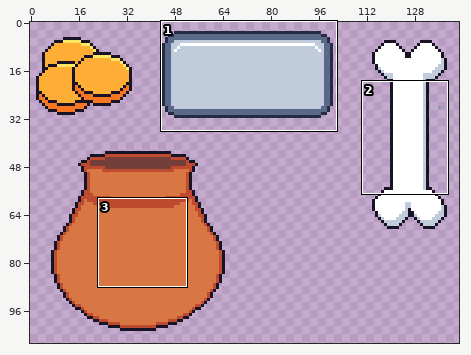
Two versions of one pixel-art file, res/sketches.aseprite. The first picture is a wide view before the edit; the outline marks the close-up.
Close-up. The starting point:
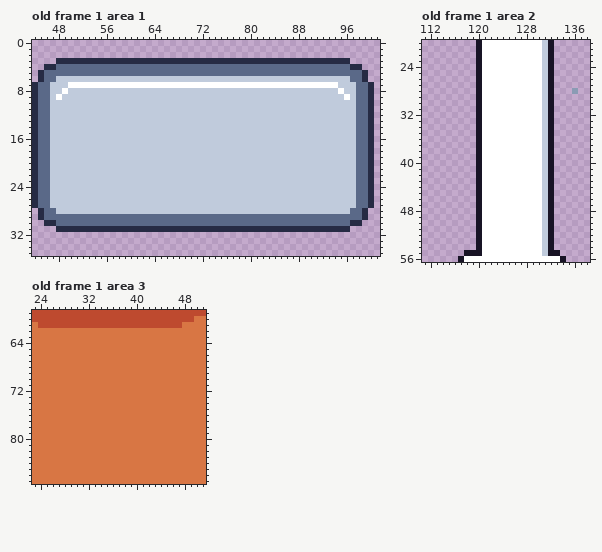
180x180 pixels, 1 frame. Shown: old frame 1 area 1: x 44..101, y 0..35; old frame 1 area 2: x 111..138, y 20..56; old frame 1 area 3: x 23..51, y 59..87. The wide view leaves out empty margins. The commit also changed other frames or places, which this record leaves out.
After:
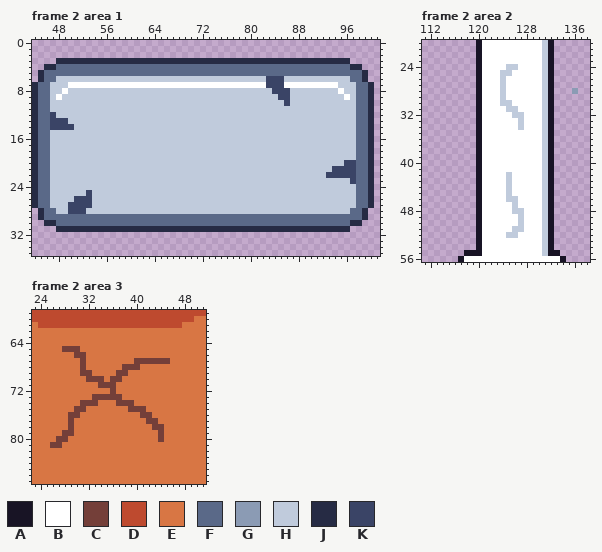
Palette (. is transparent): A #181425  B #ffffff  C #743f39  D #be4a2f  E #d87644  F #5a6988  G #8b9bb4  H #c0cbdc  J #262b44  K #3a4466
A new or re-ordered frame is compared with the old frame closest to it.
The exact change:
frames 1 -> 3
Frame 2 area 1 is new; against old frame 1:
The author changed colour B to colour K in row 7 at x 83 to 85.
The author changed colour H to colour K in row 6 at x 83 to 85; in row 8 at x 84 to 86; in row 9 at x 85 to 86; in row 10 at x 86; in row 12 at x 47; in row 13 at x 47 to 49.
The author changed colour H to colour K in row 14 at x 47 to 50; in row 20 at x 96 to 97; in row 21 at x 94 to 97; in row 22 at x 93 to 97; in row 23 at x 97; in row 25 at x 53.
The author changed colour H to colour K in row 26 at x 51 to 53; in row 27 at x 50 to 53; in row 28 at x 50 to 52.
Frame 2 area 2 is new; against old frame 1:
The author changed colour B to colour H in row 24 at x 125 to 126; in row 25 at x 124 to 125; in rows 26 to 29 at x 124; in row 30 at x 124 to 125; in row 31 at x 125 to 126; in row 32 at x 126 to 127.
The author changed colour B to colour H in rows 33 to 34 at x 127; in rows 42 to 45 at x 125; in row 46 at x 125 to 126; in row 47 at x 126; in row 48 at x 126 to 127; in rows 49 to 50 at x 127.
The author changed colour B to colour H in row 51 at x 126 to 127; in row 52 at x 125 to 126.
Frame 2 area 3 is new; against old frame 1:
The author changed colour E to colour C in row 65 at x 28 to 30; in row 66 at x 30 to 31; in row 67 at x 31 and 40 to 45; in row 68 at x 31 and 38 to 40; in row 69 at x 31 to 32 and 37 to 38; in row 70 at x 32 to 34 and 36 to 37.
The author changed colour E to colour C in row 71 at x 34 to 36; in row 72 at x 36; in row 73 at x 33 to 37; in row 74 at x 31 to 33 and 37 to 39; in row 75 at x 30 to 31 and 39 to 41; in row 76 at x 29 to 30 and 41 to 42.
The author changed colour E to colour C in row 77 at x 29 and 42 to 43; in row 78 at x 29 and 43 to 44; in row 79 at x 28 to 29 and 44; in row 80 at x 27 to 28 and 44; in row 81 at x 26 to 27.
Boxes around the changes in both close-ups, in picture pixels (x1, y1, x2, y2):
changed: (266, 76, 290, 106)
changed: (50, 112, 74, 130)
changed: (326, 160, 356, 184)
changed: (68, 190, 92, 214)
changed: (500, 64, 524, 130)
changed: (506, 172, 524, 238)
changed: (50, 346, 170, 448)
